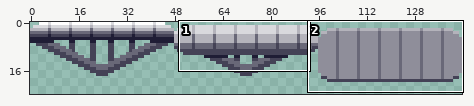
Sprite sheet -- OneInTheChamber/Assets/Artwork/Terrain/HorizontalGate.png. The picture above shows the old version from afar; the outline marks the close-up.
Close-up. Old version:
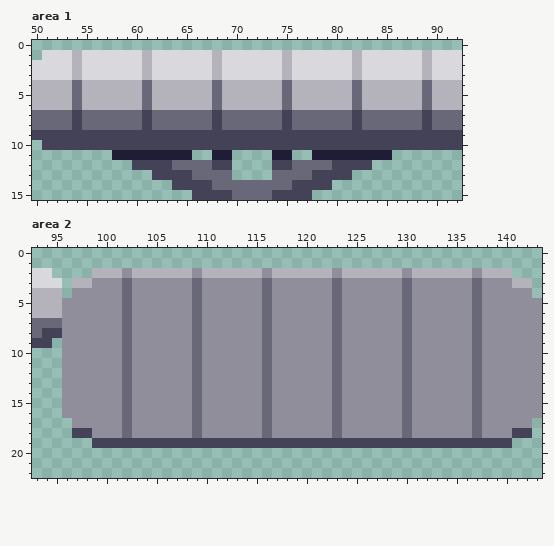
The file is 144x24 pixels. Shown: area 1: x 50..92, y 0..15; area 2: x 93..143, y 0..22.
After the commit:
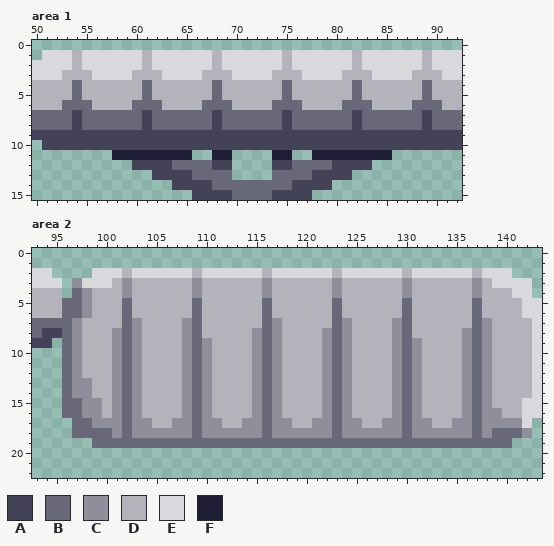
Palette (. is transparent): A #444256  B #696878  C #8f8e9a  D #b4b3bb  E #d9d9dd  F #1f1d35
The edit:
Area 1:
y 3: x 53 E -> D; x 55 E -> D; x 60 E -> D; x 62 E -> D; x 67 E -> D; x 69 E -> D; x 74 E -> D; x 76 E -> D; x 81 E -> D; x 83 E -> D; x 88 E -> D; x 90 E -> D
y 6: x 53 D -> B; x 55 D -> B; x 60 D -> B; x 62 D -> B; x 67 D -> B; x 69 D -> B; x 74 D -> B; x 76 D -> B; x 81 D -> B; x 83 D -> B; x 88 D -> B; x 90 D -> B
Area 2:
y 2: x 99..140 DDDCDDDDDDCDDDDDDCDDDDDDCDDDDDDCDDDDDDCDDD -> EEEDEEEEEEDEEEEEEDEEEEEEDEEEEEEDEEEEEEDEEE
y 3: x 97..142 DDCCCBCCCCCCBCCCCCCBCCCCCCBCCCCCCBCCCCCCBCCCDD -> CEEEDCDDDDDDCDDDDDDCDDDDDDCDDDDDDCDDDDDDCDEEEE
y 4: x 97 C -> B; x 99..142 CCCBCCCCCCBCCCCCCBCCCCCCBCCCCCCBCCCCCCBCCCCC -> DDDCDDDDDDCDDDDDDCDDDDDDCDDDDDDCDDDDDDCDDDEE
y 5..6: x 96..97 CC -> BB; x 99..101 CCC -> DDD; x 103..108 CCCCCC -> DDDDDD; x 110..115 CCCCCC -> DDDDDD; x 117..122 CCCCCC -> DDDDDD; x 124..129 CCCCCC -> DDDDDD; x 131..136 CCCCCC -> DDDDDD; x 138..143 CCCCCC -> DDDDEE
y 7: x 96 C -> B; x 98..101 CCCC -> DDDD; x 104..107 CCCC -> DDDD; x 110..115 CCCCCC -> DDDDDD; x 118..122 CCCCC -> DDDDD; x 125..128 CCCC -> DDDD; x 131..136 CCCCCC -> DDDDDD; x 139..143 CCCCC -> DDDDE
y 8: x 96 C -> B; x 98..100 CCC -> DDD; x 104..107 CCCC -> DDDD; x 110..114 CCCCC -> DDDDD; x 118..121 CCCC -> DDDD; x 125..128 CCCC -> DDDD; x 131..135 CCCCC -> DDDDD; x 139..143 CCCCC -> DDDDE
y 9..12: x 96 C -> B; x 98..100 CCC -> DDD; x 104..107 CCCC -> DDDD; x 111..114 CCCC -> DDDD; x 118..121 CCCC -> DDDD; x 125..128 CCCC -> DDDD; x 132..135 CCCC -> DDDD; x 139..143 CCCCC -> DDDDE
y 13..14: x 96 C -> B; x 99..100 CC -> DD; x 104..107 CCCC -> DDDD; x 111..114 CCCC -> DDDD; x 118..121 CCCC -> DDDD; x 125..128 CCCC -> DDDD; x 132..135 CCCC -> DDDD; x 139..143 CCCCC -> DDDDE
y 15: x 96..97 CC -> BB; x 100 C -> D; x 104..107 CCCC -> DDDD; x 111..114 CCCC -> DDDD; x 118..121 CCCC -> DDDD; x 125..128 CCCC -> DDDD; x 132..135 CCCC -> DDDD; x 139..143 CCCCC -> DDDEE
y 16: x 96..97 CC -> BB; x 100 C -> D; x 104..107 CCCC -> DDDD; x 111..114 CCCC -> DDDD; x 118..121 CCCC -> DDDD; x 125..128 CCCC -> DDDD; x 132..135 CCCC -> DDDD; x 140..143 CCCC -> DDEE
y 17: x 97..98 CC -> BB; x 105..106 CC -> DD; x 112..113 CC -> DD; x 119..120 CC -> DD; x 126..127 CC -> DD; x 133..134 CC -> DD; x 142 C -> E
y 18: x 97..100 AACC -> BBBB; x 139..142 CCAA -> BBBC
y 19: x 99..140 AAAAAAAAAAAAAAAAAAAAAAAAAAAAAAAAAAAAAAAAAA -> BBBBBBBBBBBBBBBBBBBBBBBBBBBBBBBBBBBBBBBBBB
Where, in picture pixels (left, top, right, bottom), the same in both close-ups:
changed: (62, 70, 92, 110)
changed: (132, 70, 232, 110)
changed: (272, 70, 302, 110)
changed: (342, 70, 442, 110)
changed: (62, 268, 542, 448)
